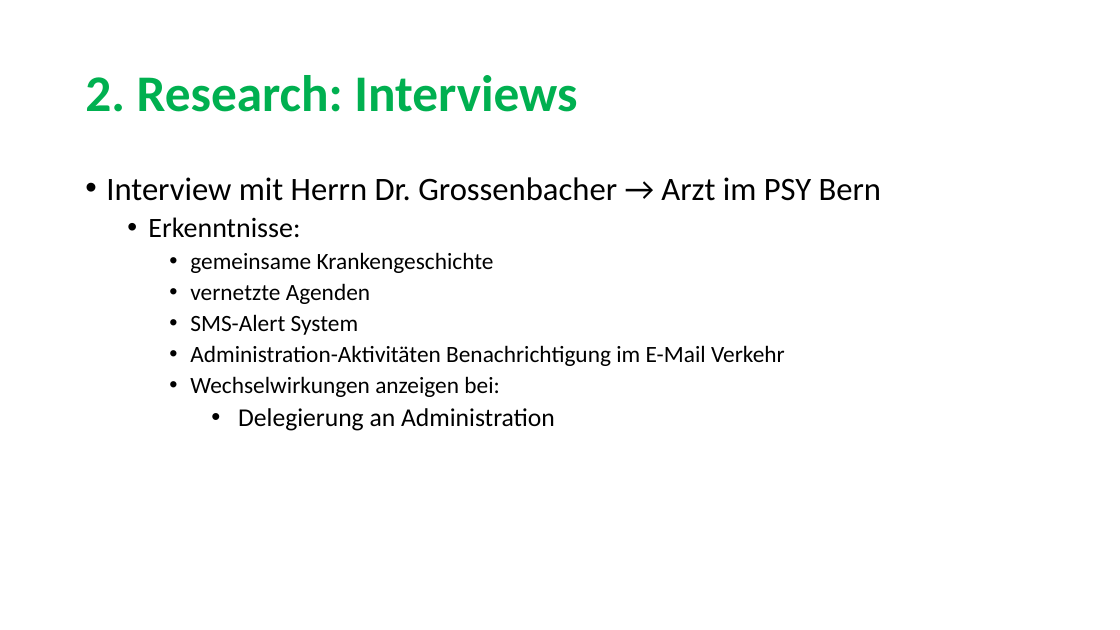
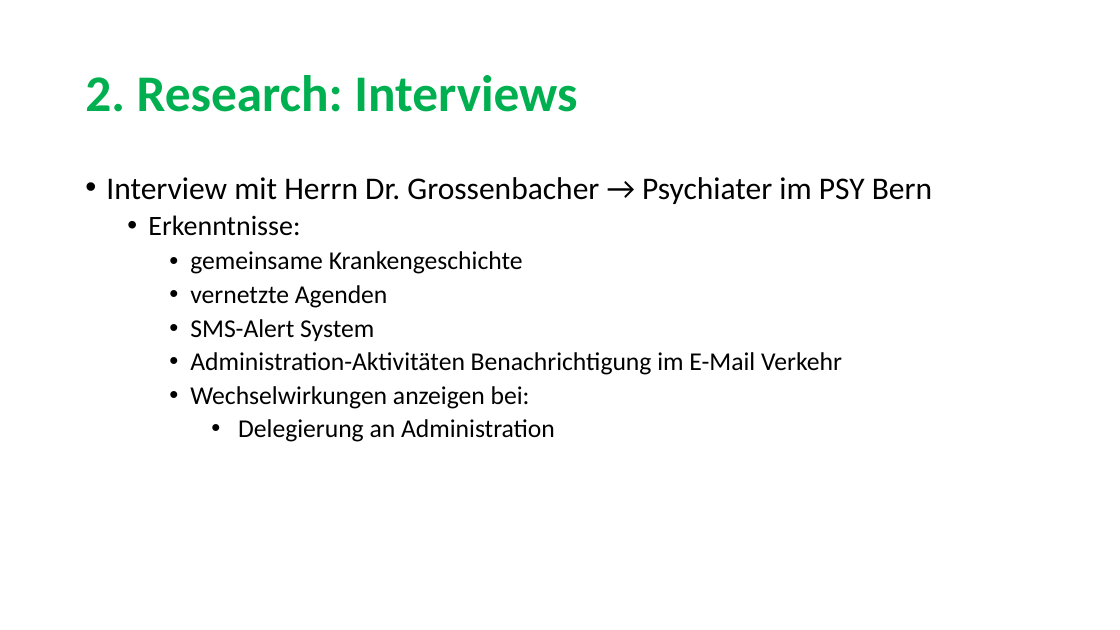
Before and after one commit to sarahmele/ch.bfh.btx8081.w2015.green, a slide deck: slide 5 of doc/task03/Task3.pptx. Drawn at 1120x630 pixels with LibreOffice and Linux fonts; fonts in the diff are those of the drawing. Boxes give left, top, right and bottom in pixels: in the first picture for what was removed or moved away, otherwise in the second. Text is boxed around its words. In the diff, an @@ line names an element or a change of style, - is before the commit and + after.

Commit message:
update Presentation

```diff
--- a/doc/task03/Task3.pptx
+++ b/doc/task03/Task3.pptx
@@ text at bbox=[106, 177, 932, 204]: text changed; size 28 to 27 pt @@
-• Interview mit Herrn Dr. Grossenbacher → Arzt im PSY Bern
+• Interview mit Herrn Dr. Grossenbacher → Psychiater im PSY Bern
@@ text at bbox=[190, 251, 842, 409]: size 20 to 22 pt in "gemeinsame Krankengeschichte", "vernetzte Agenden", "SMS-Alert System", "Administration-Aktivitäten Benachrichtigung im E-Mail Verkeh ..." and 1 more places @@
```
Also in this commit, not shown: 1 other slide changed.
